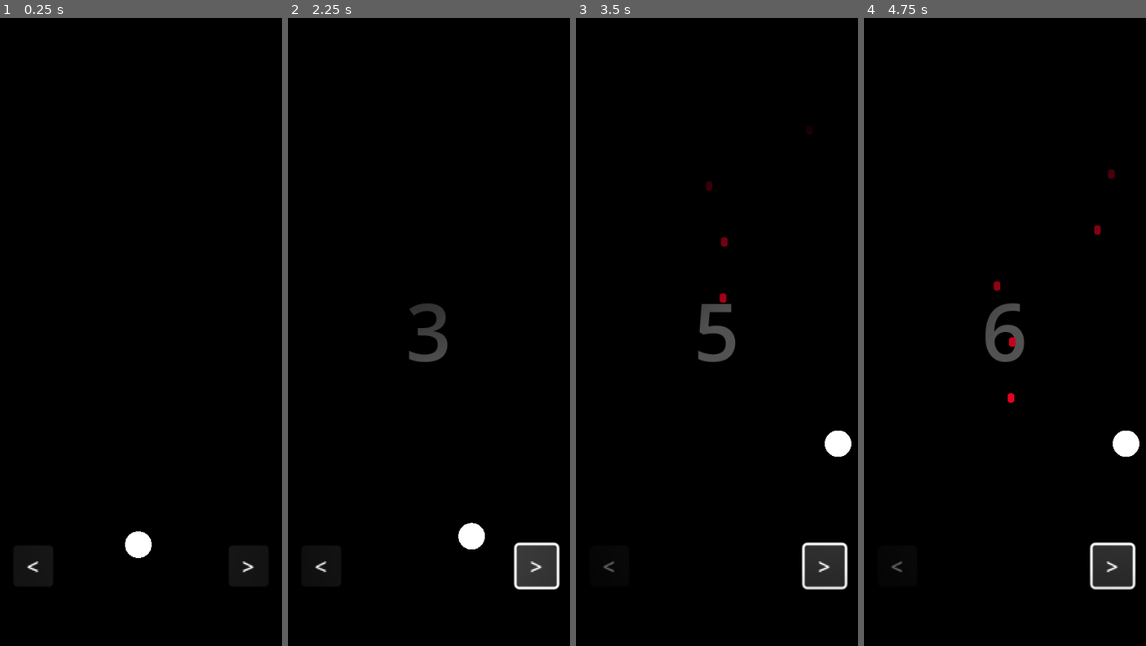
Above: before the commit, frames 1-4 (left to right).
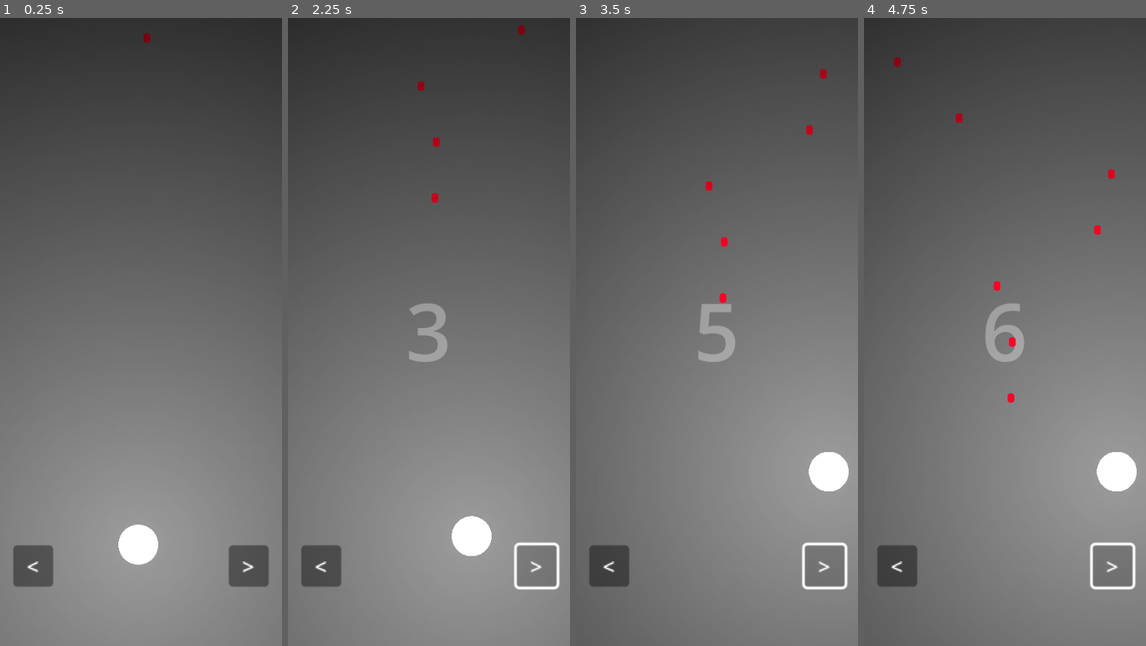
Above: after the commit, the same moments.

Repository: JustAlternate/JustMobileGame
Game: Godot game, scene res://Scenes/main.tscn
The game is run twice, just before and just after one commit, with the same random seed, the same clock (stepped at 60 frames per second) and the same inputs.
Inputs:
- Up to frame 1 (0.25 s): no input
- Up to frame 2 (2.25 s): click "<" at 0.5 s; click ">" at 1.25 s; hold Right (right) from 2.03 s (still down)
- Up to frame 3 (3.5 s): release Right (right) at 2.78 s; hold Left (left) from 2.78 s (still down)
- Up to frame 4 (4.75 s): release Left (left) at 3.53 s; hold Right (right) from 3.53 s (still down)

The runs differ from the first frame. In frame 1, 100% of the frame differs, in the area x 0-100%, y 0-100%; in frame 2, 100%; in frame 3, 100%; in frame 4, 100%.

Commit message:
leaderboarddddddd git add Scenes/case.tscn Scenes/forleaderboard.tres Scripts/leaderboard.gd

Diff:
--- /dev/null
+++ b/Scenes/case.tscn
@@ -0,0 +1,9 @@
+[gd_scene load_steps=2 format=3 uid="uid://dpa7yocfjv0pr"]
+
+[ext_resource type="LabelSettings" uid="uid://ej10redof27h" path="res://Scenes/forleaderboard.tres" id="1_n5u6f"]
+
+[node name="Label" type="Label"]
+text = "Vide"
+label_settings = ExtResource("1_n5u6f")
+horizontal_alignment = 1
+vertical_alignment = 1
--- /dev/null
+++ b/Scenes/forleaderboard.tres
@@ -0,0 +1,4 @@
+[gd_resource type="LabelSettings" format=3 uid="uid://ej10redof27h"]
+
+[resource]
+outline_color = Color(0, 0, 0, 1)
--- a/Scenes/leaderboard.tscn
+++ b/Scenes/leaderboard.tscn
@@ -1,4 +1,7 @@
-[gd_scene format=3 uid="uid://p18f3fkiwmmv"]
+[gd_scene load_steps=3 format=3 uid="uid://p18f3fkiwmmv"]
+
+[ext_resource type="Script" path="res://Scripts/leaderboard.gd" id="1_265uu"]
+[ext_resource type="LabelSettings" uid="uid://ej10redof27h" path="res://Scenes/forleaderboard.tres" id="1_gv4r7"]
 
 [node name="Leaderboard" type="Control"]
 layout_mode = 3
@@ -7,9 +10,75 @@
 anchor_bottom = 1.0
 grow_horizontal = 2
 grow_vertical = 2
+script = ExtResource("1_265uu")
+
+[node name="HTTPRequest" type="HTTPRequest" parent="."]
 
 [node name="ScrollContainer" type="ScrollContainer" parent="."]
-layout_mode = 0
-offset_top = 293.0
-offset_right = 424.0
-offset_bottom = 593.0
+layout_mode = 1
+anchors_preset = 8
+anchor_left = 0.5
+anchor_top = 0.5
+anchor_right = 0.5
+anchor_bottom = 0.5
+offset_left = -208.0
+offset_top = -150.0
+offset_right = 207.0
+offset_bottom = 140.0
+grow_horizontal = 2
+grow_vertical = 2
+horizontal_scroll_mode = 0
+
+[node name="GridContainer" type="GridContainer" parent="ScrollContainer"]
+clip_contents = true
+layout_mode = 2
+size_flags_horizontal = 6
+size_flags_vertical = 3
+columns = 9
+
+[node name="Label" type="Label" parent="ScrollContainer/GridContainer"]
+layout_mode = 2
+text = "Rank"
+label_settings = ExtResource("1_gv4r7")
+horizontal_alignment = 1
+vertical_alignment = 1
+
+[node name="VSeparator" type="VSeparator" parent="ScrollContainer/GridContainer"]
+layout_mode = 2
+
+[node name="Label2" type="Label" parent="ScrollContainer/GridContainer"]
+layout_mode = 2
+text = "Name "
+label_settings = ExtResource("1_gv4r7")
+horizontal_alignment = 1
+vertical_alignment = 1
+
+[node name="VSeparator2" type="VSeparator" parent="ScrollContainer/GridContainer"]
+layout_mode = 2
+
+[node name="Label3" type="Label" parent="ScrollContainer/GridContainer"]
+layout_mode = 2
+text = "Score"
+label_settings = ExtResource("1_gv4r7")
+horizontal_alignment = 1
+vertical_alignment = 1
+
+[node name="VSeparator3" type="VSeparator" parent="ScrollContainer/GridContainer"]
+layout_mode = 2
+
+[node name="Label4" type="Label" parent="ScrollContainer/GridContainer"]
+layout_mode = 2
+text = "dodge"
+label_settings = ExtResource("1_gv4r7")
+horizontal_alignment = 1
+vertical_alignment = 1
+
+[node name="VSeparator4" type="VSeparator" parent="ScrollContainer/GridContainer"]
+layout_mode = 2
+
+[node name="Label5" type="Label" parent="ScrollContainer/GridContainer"]
+layout_mode = 2
+text = "powerups"
+label_settings = ExtResource("1_gv4r7")
+horizontal_alignment = 1
+vertical_alignment = 1
--- a/Scenes/main.tscn
+++ b/Scenes/main.tscn
@@ -1,8 +1,9 @@
-[gd_scene load_steps=9 format=3 uid="uid://c7b2hquiphaap"]
+[gd_scene load_steps=10 format=3 uid="uid://c7b2hquiphaap"]
 
 [ext_resource type="Script" path="res://Scripts/main.gd" id="1_lohf0"]
 [ext_resource type="Script" path="res://Scripts/bullets.gd" id="1_xgamk"]
 [ext_resource type="Script" path="res://Scripts/gifts.gd" id="2_nemx7"]
+[ext_resource type="PackedScene" uid="uid://p18f3fkiwmmv" path="res://Scenes/leaderboard.tscn" id="4_k0mko"]
 
 [sub_resource type="LabelSettings" id="LabelSettings_xwqsf"]
 font_size = 120
@@ -26,6 +27,13 @@
 
 [node name="Main" type="Node2D"]
 script = ExtResource("1_lohf0")
+
+[node name="HTTPRequest" type="HTTPRequest" parent="."]
+
+[node name="ColorRect" type="ColorRect" parent="."]
+offset_right = 424.0
+offset_bottom = 942.0
+color = Color(0.306923, 0.306923, 0.306923, 1)
 
 [node name="CanvasModulate" type="CanvasModulate" parent="."]
 color = Color(0, 0, 0, 1)
@@ -55,15 +63,22 @@
 
 [node name="GAMEOVER_BUTTON" type="Button" parent="."]
 visible = false
-offset_top = 528.0
+offset_top = 592.0
 offset_right = 424.0
-offset_bottom = 693.0
+offset_bottom = 757.0
 theme = SubResource("Theme_ig4op")
 action_mode = 0
 shortcut_feedback = false
 shortcut_in_tooltip = false
 text = "RETRY"
 icon_alignment = 1
+
+[node name="Leaderboard" parent="." instance=ExtResource("4_k0mko")]
+visible = false
+offset_left = 8.0
+offset_top = 243.0
+offset_right = 414.0
+offset_bottom = 575.0
 
 [node name="gifts" type="Node2D" parent="."]
 script = ExtResource("2_nemx7")
--- a/Scenes/player.tscn
+++ b/Scenes/player.tscn
@@ -11,7 +11,7 @@
 
 [node name="player" type="CharacterBody2D"]
 position = Vector2(208, 851)
-scale = Vector2(2, 2)
+scale = Vector2(3, 3)
 script = ExtResource("1_ugsf7")
 
 [node name="MeshInstance2D" type="MeshInstance2D" parent="."]
@@ -27,4 +27,4 @@
 range_z_max = 0
 shadow_enabled = true
 texture = ExtResource("2_ntp0x")
-texture_scale = 2.0
+texture_scale = 3.0
--- /dev/null
+++ b/Scripts/leaderboard.gd
@@ -0,0 +1,57 @@
+extends Control
+
+var case = preload("res://Scenes/case.tscn")
+
+# Called when the node enters the scene tree for the first time.
+func _ready():
+  pass
+
+func update_leaderboard():
+  $HTTPRequest.request_completed.connect(_on_request_completed)
+  $HTTPRequest.request("https://justalternate.fr:8082/leaderboard")
+
+func _on_request_completed(result, response_code, headers, body):
+  var json = JSON.parse_string(body.get_string_from_utf8())
+  print(json)
+  draw_leaderboard(json)
+
+func draw_leaderboard(leaderboard):
+  clear_leaderboard()
+  var i = 0
+  for player in leaderboard:
+    i+=1
+    var rank_case = case.instantiate()
+    rank_case.text = str(i)
+    var name_case = case.instantiate()
+    name_case.text = str(player[0])
+    var score_case = case.instantiate()
+    score_case.text = str(player[1])
+    var dodge_case = case.instantiate()
+    dodge_case.text = str(player[2])
+    var powerups_case = case.instantiate()
+    powerups_case.text = str(player[3])
+    $ScrollContainer/GridContainer.add_child(rank_case)
+    $ScrollContainer/GridContainer.add_child(VSeparator.new())
+
+    $ScrollContainer/GridContainer.add_child(name_case)
+    $ScrollContainer/GridContainer.add_child(VSeparator.new())
+
+    $ScrollContainer/GridContainer.add_child(score_case)
+    $ScrollContainer/GridContainer.add_child(VSeparator.new())
+
+    $ScrollContainer/GridContainer.add_child(dodge_case)
+    $ScrollContainer/GridContainer.add_child(VSeparator.new())
+
+    $ScrollContainer/GridContainer.add_child(powerups_case)
+
+
+func clear_leaderboard():
+  var list_children = $ScrollContainer/GridContainer.get_children()
+  print(list_children)
+  for i in range(len(list_children)):
+    if i > 8:
+      list_children[i].queue_free()
+
+# Called every frame. 'delta' is the elapsed time since the previous frame.
+func _process(delta):
+    pass
--- a/Scripts/main.gd
+++ b/Scripts/main.gd
@@ -12,94 +12,103 @@
 var dead = false
 
 var list_effects = {
-	"size_decrease":Color(0,255,0),
-	"lightup":Color(255,255,0)
+    "size_decrease":Color(0,255,0),
+    "lightup":Color(255,255,0)
 }
 
 
 # Called when the node enters the scene tree for the first time.
 func _ready():
-	add_child(player_instance)
-	$bullets.speed = 2.0
+    add_child(player_instance)
+    $bullets.speed = 2.0
 
 func spawn_bullet():
-	spawning_bullet = true
-	var bullet_instance = bullet.instantiate()
-	bullet_instance.position.x = randi_range(10,get_viewport_rect().size.x - 10)
-	get_node("bullets").add_child(bullet_instance)
-	await get_tree().create_timer(time_before_next_bullet_spawn).timeout
-	spawning_bullet = false
-	update_score_difficulty_and_spawn_gifts()
+    spawning_bullet = true
+    var bullet_instance = bullet.instantiate()
+    bullet_instance.position.x = randi_range(10,get_viewport_rect().size.x - 10)
+    get_node("bullets").add_child(bullet_instance)
+    await get_tree().create_timer(time_before_next_bullet_spawn).timeout
+    spawning_bullet = false
+    update_score_difficulty_and_spawn_gifts()
 
 func spawn_gift():
-	var gift_instance = gift.instantiate()
-	gift_instance.type = list_effects.keys()[randi_range(0,len(list_effects)-1)]
-	gift_instance.get_node("MeshInstance2D").modulate = list_effects[gift_instance.type]
-	gift_instance.position.x = randi_range(10,get_viewport_rect().size.x - 10)
-	get_node("gifts").add_child(gift_instance)
+    var gift_instance = gift.instantiate()
+    gift_instance.type = list_effects.keys()[randi_range(0,len(list_effects)-1)]
+    gift_instance.get_node("MeshInstance2D").modulate = list_effects[gift_instance.type]
+    gift_instance.position.x = randi_range(10,get_viewport_rect().size.x - 10)
+    get_node("gifts").add_child(gift_instance)
 
 func receive_gift(type):
-	print(type)
-	if type == "size_decrease":
-		$player.scale.x -= $player.scale.x/15
-		$player.scale.y -= $player.scale.y/15
-		$player.speed -= $player.speed/15
-		$player/PointLight2D.texture_scale += $player/PointLight2D.texture_scale/15
-	if type == "lightup":
-		$player/PointLight2D.texture_scale+=0.5
+    print(type)
+    if type == "size_decrease":
+        $player.scale.x -= $player.scale.x/15
+        $player.scale.y -= $player.scale.y/15
+        $player.speed -= $player.speed/15
+        $player/PointLight2D.texture_scale += $player/PointLight2D.texture_scale/15
+    if type == "lightup":
+        $player/PointLight2D.texture_scale+=0.5
 
 func update_score_difficulty_and_spawn_gifts():
-	if not(dead):
-		score += 1
-		$Score.text = str(score)
-		if score%20==0:
-			time_before_next_bullet_spawn-=time_before_next_bullet_spawn/10
-		if score%25==0:
-			$bullets.speed += 0.2
-			$gifts.speed += 0.2
-		if score%15==0:
-			spawn_gift()
-
-
+    if not(dead):
+        score += 1
+        $Score.text = str(score)
+        if score%20==0:
+            time_before_next_bullet_spawn-=time_before_next_bullet_spawn/10
+        if score%25==0:
+            $bullets.speed += 0.2
+            $gifts.speed += 0.2
+        if score%15==0:
+            spawn_gift()
+        if score%5==0:
+          $player/PointLight2D.texture_scale -= 0.05
 # Called every frame. 'delta' is the elapsed time since the previous frame.
 func _process(delta):
-	if not spawning_bullet and not dead:
-		spawn_bullet()
-	if Input.is_action_just_pressed("left"):
-		$player.direction = -1
-	if Input.is_action_just_pressed("right"):
-		$player.direction = 1
-	if Input.is_action_just_released("left"):
-		$player.direction = 0
-	if Input.is_action_just_released("right"):
-		$player.direction = 0
+    if not spawning_bullet and not dead:
+        spawn_bullet()
+    if Input.is_action_just_pressed("left"):
+        $player.direction = -1
+    if Input.is_action_just_pressed("right"):
+        $player.direction = 1
+    if Input.is_action_just_released("left"):
+        $player.direction = 0
+    if Input.is_action_just_released("right"):
+        $player.direction = 0
 
 func _on_gameover_button_pressed():
-	for bullet in get_node("bullets").get_children():
-		bullet.queue_free()
-	$GAMEOVER.visible = false
-	$GAMEOVER_BUTTON.visible = false
-	time_before_next_bullet_spawn = 0.7
-	$player.scale = Vector2(2,2)
-	$bullets.speed = 2.0
-	dead = false
-	score = 0
-	spawn_bullet()
-	$player/PointLight2D.texture_scale = 2
-
+    for bullet in get_node("bullets").get_children():
+        bullet.queue_free()
+    $GAMEOVER.visible = false
+    $GAMEOVER_BUTTON.visible = false
+    $Leaderboard.visible = false
+    time_before_next_bullet_spawn = 0.7
+    $player.scale = Vector2(3,3)
+    $bullets.speed = 2.0
+    $gifts.speed = 2.0
+    dead = false
+    score = 0
+    spawn_bullet()
+    $player/PointLight2D.texture_scale = 3
 
 func dying():
-	dead = true
-	$GAMEOVER.visible = true
-	$GAMEOVER.text = "GAME OVER !\nYour Score is : "+str(score)
-	$GAMEOVER_BUTTON.visible = true
-	$player/PointLight2D.texture_scale = 10
+  if not dead:
+    dead = true
+    var json = JSON.stringify({"name":"JustAlternate","score":score,"dodges":20,"powerups":20})
+    var headers = ["Content-Type: application/json"]
+    var url = "https://justalternate.fr:8082/add_score"
+    $HTTPRequest.request(url, headers, HTTPClient.METHOD_POST, json)
+
+    $GAMEOVER.visible = true
+    $GAMEOVER.text = "GAME OVER !\nYour Score is : "+str(score)
+    $GAMEOVER_BUTTON.visible = true
+    $Leaderboard.update_leaderboard()
+    $Leaderboard.visible = true
+    $player/PointLight2D.texture_scale = 10
 
 func _on_left_button_down():
-	$player.direction = -1
+    $player.direction = -1
 func _on_left_button_up():
-	$player.direction = 0
+    $player.direction = 0
 func _on_right_button_down():
-	$player.direction = 1
+    $player.direction = 1
 func _on_right_button_up():
-	$player.direction = 0
+    $player.direction = 0
--- a/project.godot
+++ b/project.godot
@@ -13,6 +13,7 @@
 config/name="JustGame"
 run/main_scene="res://Scenes/main.tscn"
 config/features=PackedStringArray("4.1", "Mobile")
+boot_splash/image="res://image0.png"
 config/icon="res://image0.png"
 
 [display]
Not shown: 1 places in Scenes/player.tscn that only renumber resources
Not shown, changed: export_presets.cfg
